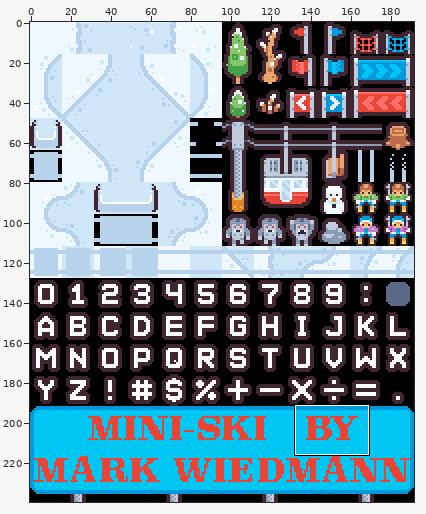
File history of a sprite sheet, gfx/tilemap.png. Above, an overview of the earlier version with the close-up marked.
Close-up. Before the commit:
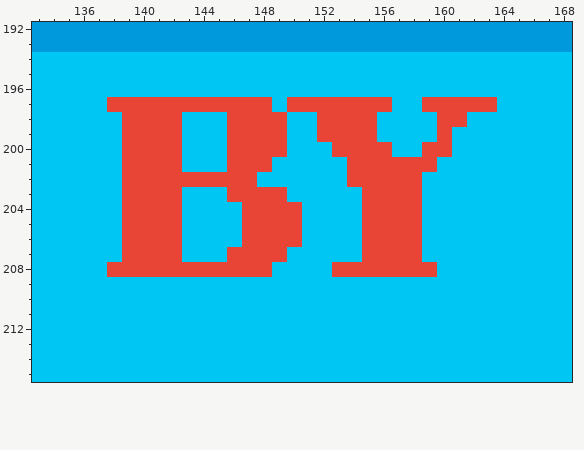
The file is 192x240 pixels. Shown: x 133..168, y 192..215. The commit also changed other parts of the picture, which this record leaves out.
New version:
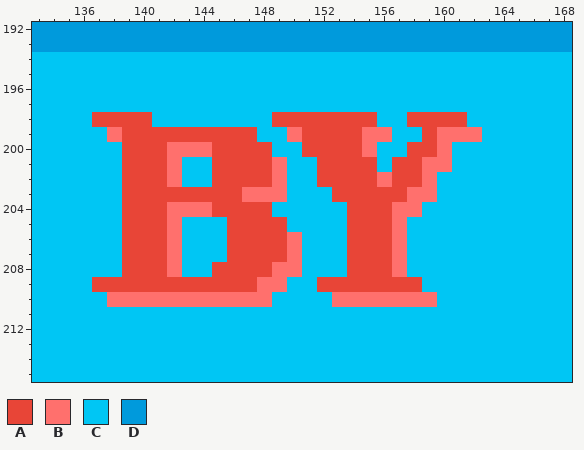
Palette (. is transparent): A #e84537  B #ff706d  C #00c6f4  D #009adc
Changes in this commit:
Colour C becomes colour A in row 198 at x 137 to 138, 150 to 151 and 158 to 159; in row 199 at x 143 to 145, 151 and 159; in row 200 at x 145, 151 to 152 and 158; in row 201 at x 145 and 152 to 153; in row 202 at x 148 and 152 to 153; in row 203 at x 143 to 145 and 153 to 154.
Colour C becomes colour A in row 204 at x 145 to 146 and 154; in rows 205 to 206 at x 146 and 154; in row 207 at x 154; in row 209 at x 137 to 147 and 152 to 158.
Colour A becomes colour B in row 199 at x 155 and 160; in row 200 at x 142, 155 and 160; in row 201 at x 142 and 159; in row 202 at x 142 and 156; in row 203 at x 147 to 149 and 158; in row 204 at x 142 and 157 to 158.
Colour A becomes colour B in row 205 at x 142 and 157; in row 206 at x 142, 150 and 157; in rows 207 to 208 at x 142 and 157.
Colour C becomes colour B in row 199 at x 138, 150, 156 and 161 to 162; in row 200 at x 143 to 144; in row 201 at x 149 and 160; in row 202 at x 149 and 159; in row 203 at x 159; in row 204 at x 143 to 144.
Colour C becomes colour B in row 207 at x 150; in row 208 at x 149 to 150; in row 209 at x 148 to 149; in row 210 at x 138 to 148 and 153 to 159.
Colour A becomes colour C in row 197 at x 138 to 148, 150 to 156 and 159 to 163; in row 198 at x 141 to 142 and 146 to 148; in row 199 at x 148 to 149; in row 200 at x 149 and 156; in row 201 at x 156; in row 202 at x 143 to 144.
Colour A becomes colour C in row 204 at x 149 to 150; in row 205 at x 150 and 158; in rows 206 to 207 at x 158; in row 208 at x 138, 143 to 144, 153 and 158 to 159.
Where, in picture pixels (left, top, right, bottom), the same in both close-ups:
changed: (92, 97, 497, 307)
